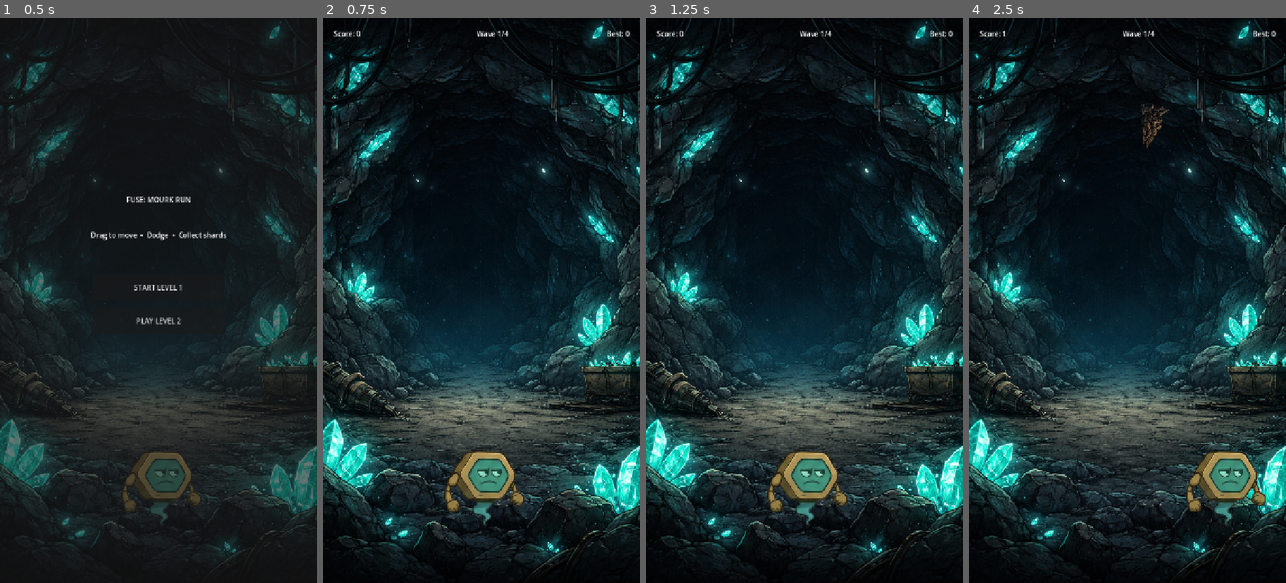
Above: before the commit, frames 1-4 (left to right).
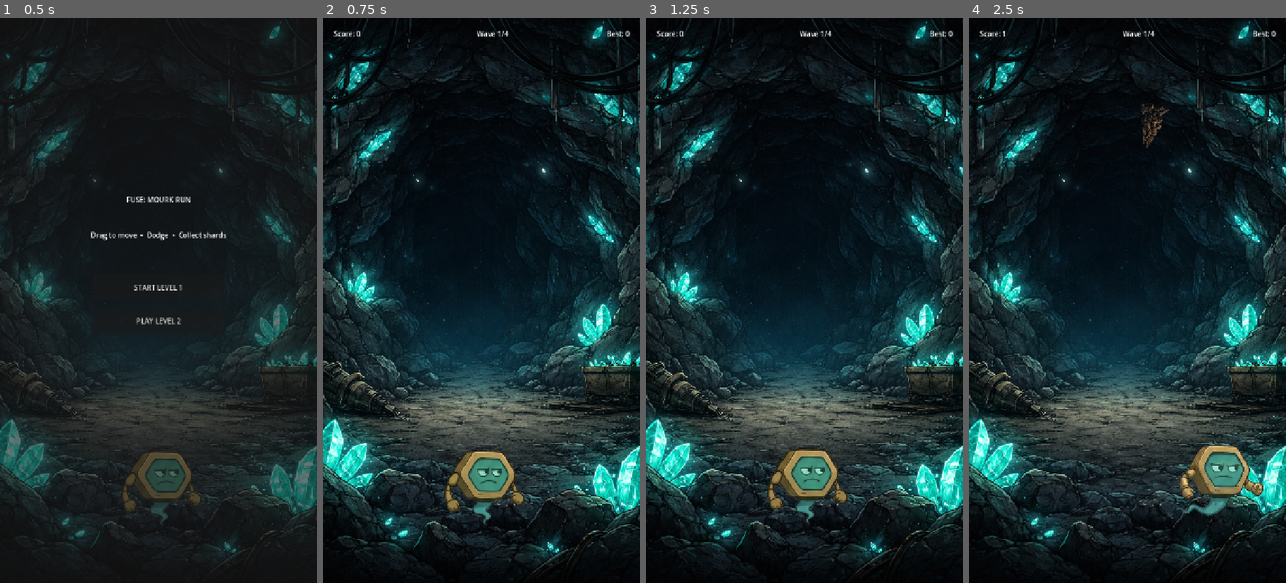
Above: after the commit, the same moments.

Repository: humeurworld-hash/fuse-drift
Game: Godot game, scene res://scenes/game/Game.tscn
Two runs of this game, one before a commit and one after it. Both use one fixed random seed, a clock stepped at 60 frames per second and the inputs below. Sound files missing from this copy of the repository are replaced by a short silence.
Inputs (mouse positions are in pixels of both pictures, inside the frame that each line leads up to):
- Up to frame 1 (0.5 s): no input
- Up to frame 2 (0.75 s): click "START LEVEL 1" at 0.5 s
- Up to frame 3 (1.25 s): no input
- Up to frame 4 (2.5 s): tap Enter at 1.25 s; move the mouse to (1197, 272) at 1.27 s; click (1197, 272) at 1.42 s; drag from (1064, 328) to (1165, 40) at 2.02 s

Frame 1 is identical in both runs. In frame 2, 0.3% of the frame differs, in the area x 39-64%, y 76-90%; in frame 3, 1.0%; in frame 4, 2.0%, in the area x 65-94%, y 75-90%.

Commit message:
Fix parse error, add Fuse animations, add music
- hazard_spawner.gd: fix preload paths to correct level 2 hazards directory (caused parse error crash)
- player.gd: switch hover/move_left/move_right animations based on drag direction; add gentle 5px hover bob tween that loops; stop bob cleanly on move/die/disable
- Game.tscn + game.gd: add MusicPlayer (glitch-cathedral.mp3, -8db, autoplay, loops via finished signal)

Co-Authored-By: Claude Sonnet 4.6 <noreply@anthropic.com>

Diff:
--- a/scenes/game/Game.tscn
+++ b/scenes/game/Game.tscn
@@ -1,6 +1,7 @@
 [gd_scene format=3 uid="uid://fuse_game"]
 
 [ext_resource type="Script" path="res://scripts/game/game.gd" id="1_game"]
+[ext_resource type="AudioStream" path="res://assets/audio/glitch-cathedral.mp3" id="10_music"]
 [ext_resource type="Script" path="res://scripts/game/level1_spawner.gd" id="2_spawner1"]
 [ext_resource type="Script" path="res://scripts/game/level2_spawner.gd" id="3_spawner2"]
 [ext_resource type="PackedScene" path="res://scenes/player/fuse/Player.tscn" id="4_player"]
@@ -40,6 +41,11 @@
 drone2_scene = ExtResource("8_drone2")
 drone3_scene = ExtResource("9_drone3")
 shard_scene = ExtResource("6_shard")
+
+[node name="MusicPlayer" type="AudioStreamPlayer" parent="."]
+stream = ExtResource("10_music")
+volume_db = -8.0
+autoplay = true
 
 [node name="UI" type="CanvasLayer" parent="."]
 
--- a/scripts/game/game.gd
+++ b/scripts/game/game.gd
@@ -24,6 +24,7 @@
 @onready var hazards_root: Node = $Hazards
 @onready var pickups_root: Node = $Pickups
 
+@onready var music_player: AudioStreamPlayer = $MusicPlayer
 @onready var ui_layer: CanvasLayer = $UI
 @onready var start_panel: Panel = $UI/StartPanel
 @onready var title_label: Label = $UI/StartPanel/TitleLabel
@@ -63,6 +64,7 @@
 	update_hud()
 
 func _connect_signals() -> void:
+	music_player.finished.connect(_on_music_finished)
 	start_button.pressed.connect(start_level_1)
 	level2_button.pressed.connect(start_level_2)
 	restart_button.pressed.connect(_restart_current_level)
@@ -276,6 +278,9 @@
 	level_clear_panel.visible = true
 	update_hud()
 
+func _on_music_finished() -> void:
+	music_player.play()
+
 func _update_best_score(final_score: int) -> void:
 	if final_score > best_score:
 		best_score = final_score
--- a/scripts/game/hazard_spawner.gd
+++ b/scripts/game/hazard_spawner.gd
@@ -1,9 +1,9 @@
 extends Node
 class_name HazardSpawner
 
-@export var hazard_scene_1: PackedScene = preload("res://scenes/hazards/CanvasDrone1.tscn")
-@export var hazard_scene_2: PackedScene = preload("res://scenes/hazards/CanvasDrone2.tscn")
-@export var hazard_scene_3: PackedScene = preload("res://scenes/hazards/CanvasDrone3.tscn")
+@export var hazard_scene_1: PackedScene = preload("res://scenes/hazards/level 2 hazards/CanvasDrone1.tscn")
+@export var hazard_scene_2: PackedScene = preload("res://scenes/hazards/level 2 hazards/CanvasDrone2.tscn")
+@export var hazard_scene_3: PackedScene = preload("res://scenes/hazards/level 2 hazards/CanvasDrone3.tscn")
 @export var base_interval: float = 0.90
 @export var min_interval: float = 0.32
 @export var speedup_per_second: float = 0.006
--- a/scripts/player/player.gd
+++ b/scripts/player/player.gd
@@ -22,6 +22,9 @@
 var _invincibility_timer: float = 0.0
 const INVINCIBILITY_DURATION := 1.2
 
+var _current_anim: StringName = &""
+var _bob_tween: Tween = null
+
 @onready var sprite: AnimatedSprite2D = $AnimatedSprite2D
 
 func _ready() -> void:
@@ -44,7 +47,38 @@
 	position.x = lerpf(position.x, target_x, delta * move_lerp_speed)
 	position.x = clampf(position.x, screen_padding, screen_size.x - screen_padding)
 	position.y = screen_size.y * fixed_y_ratio
+	_update_animation()
 	_check_overlaps()
+
+func _update_animation() -> void:
+	var dx := target_x - position.x
+	var new_anim: StringName
+	if dx < -10.0:
+		new_anim = &"move_left"
+	elif dx > 10.0:
+		new_anim = &"move_right"
+	else:
+		new_anim = &"hover"
+	if new_anim != _current_anim:
+		_current_anim = new_anim
+		sprite.play(new_anim)
+		if new_anim == &"hover":
+			_start_hover_bob()
+		else:
+			_stop_hover_bob()
+
+func _start_hover_bob() -> void:
+	_stop_hover_bob()
+	_bob_tween = create_tween().set_loops()
+	_bob_tween.tween_property(sprite, "position", Vector2(0, -5), 0.6).set_trans(Tween.TRANS_SINE).set_ease(Tween.EASE_IN_OUT)
+	_bob_tween.tween_property(sprite, "position", Vector2(0, 0), 0.6).set_trans(Tween.TRANS_SINE).set_ease(Tween.EASE_IN_OUT)
+
+func _stop_hover_bob() -> void:
+	if _bob_tween and _bob_tween.is_valid():
+		_bob_tween.kill()
+	_bob_tween = null
+	if sprite:
+		sprite.position = Vector2.ZERO
 
 func _check_overlaps() -> void:
 	for area in get_overlapping_areas():
@@ -111,12 +145,15 @@
 	controls_enabled = true
 	dragging = false
 	modulate = Color(1, 1, 1, 1)
+	_current_anim = &""
 	if sprite:
 		sprite.play(&"hover")
+		_start_hover_bob()
 
 func disable_control() -> void:
 	controls_enabled = false
 	dragging = false
+	_stop_hover_bob()
 
 func die() -> void:
 	if not alive:
@@ -125,7 +162,9 @@
 	controls_enabled = false
 	dragging = false
 	invincible = false
+	_stop_hover_bob()
 	if sprite:
+		sprite.position = Vector2.ZERO
 		sprite.play(&"damaged")
 	hit.emit()
 
@@ -137,7 +176,10 @@
 	alive = false
 	invincible = false
 	_invincibility_timer = 0.0
+	_current_anim = &""
 	health = max_health
 	modulate = Color(1, 1, 1, 1)
+	_stop_hover_bob()
 	if sprite:
+		sprite.position = Vector2.ZERO
 		sprite.play(&"hover")
Not shown, added: assets/audio/glitch-cathedral.mp3
